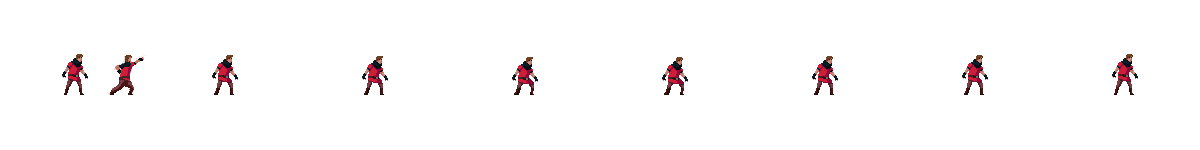
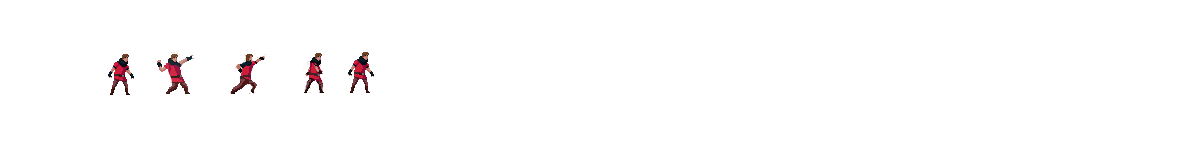
Layers edited between the first and the second 1200x150 image:
renamed "Layer 1" to "Layer 3", moved it above "Thrown", painted on it over [62, 53, 1138, 95]
renamed "Layer 3" to "Thrown", painted on it over [109, 54, 267, 95]
renamed "Drawing" to "Windup", showed it, painted on it over [108, 52, 194, 95]
showed "Layer 4", painted on it over [348, 52, 374, 93]
renamed "Layer 2" to "Idle", showed it over [108, 54, 134, 95]
